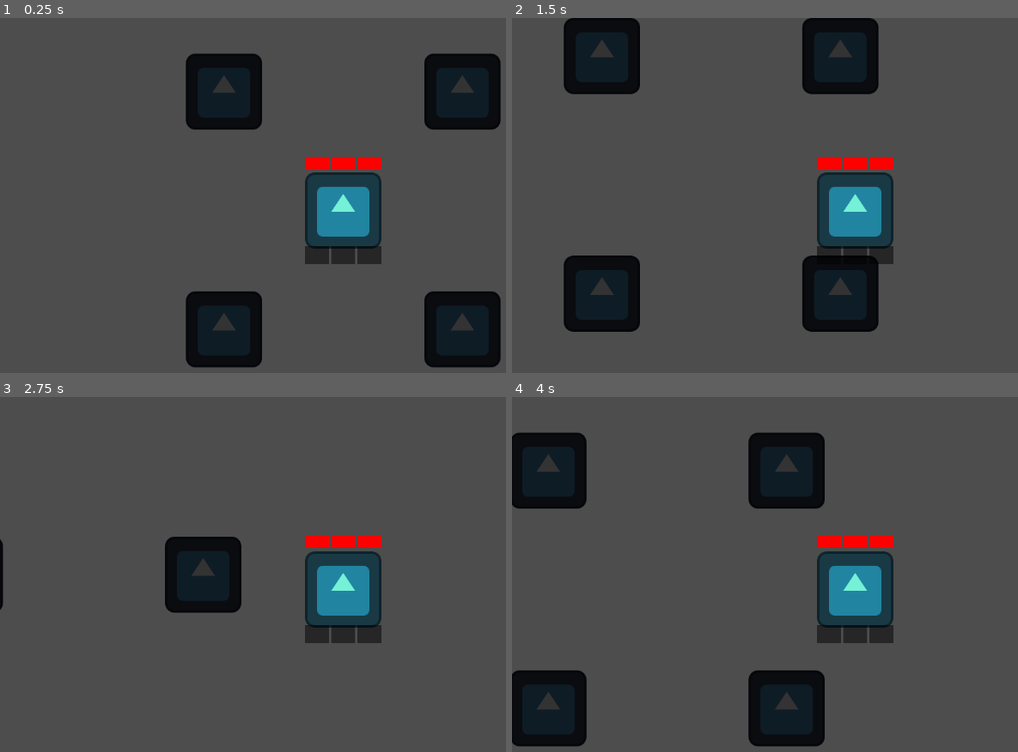
Above: before the commit, frames 1-4 (two rows, left to right).
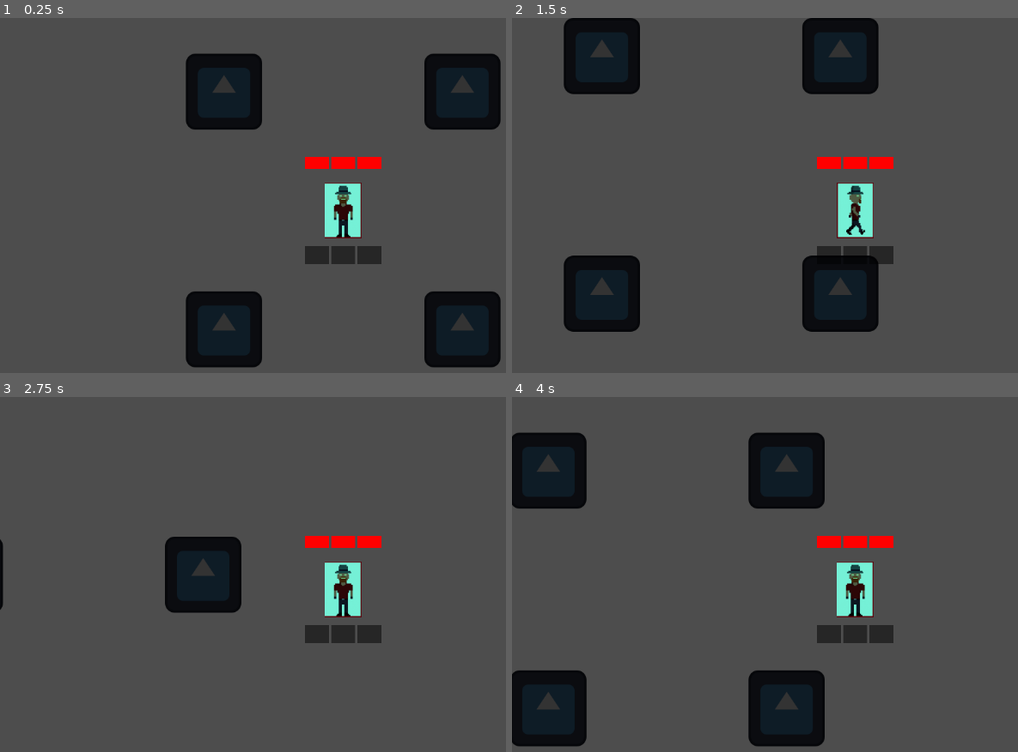
Above: after the commit, the same moments.

Repository: Tijana0/Last-One-Dancing
Game: Godot game, scene res://scenes/network_manager.tscn
Same seed, same stepped clock (60 frames per second), same inputs: the game is played once before the commit and once after it. This scene is started directly instead of the project's main scene. The engine's default icon, where the game draws it, is replaced by a stand-in: a white triangle on a blue panel in a dark square.
Inputs:
- Up to frame 1 (0.25 s): no input
- Up to frame 2 (1.5 s): tap Enter (ui_accept) at 0.5, 0.77 s; hold Right (ui_right) 0.53-1.28 s; tap F (dance) at 0.6, 1.35 s; hold Down (ui_down) from 1.28 s (still down)
- Up to frame 3 (2.75 s): tap Enter (ui_accept) at 1.52 s; release Down (ui_down) at 2.03 s; hold Right (ui_right) from 2.03 s (still down); hold K from 2.03 s (still down); tap F (dance) at 2.3 s
- Up to frame 4 (4 s): release Right (ui_right) at 2.78 s; release K at 2.78 s; hold Up (ui_up) 2.78-3.53 s; tap Space at 2.85 s; tap Enter (ui_accept) at 3.02, 3.77 s; tap F (dance) at 3.05, 3.6 s; hold Left (ui_left) from 3.53 s (still down)

The runs differ from the first frame. In frame 1, 3.2% of the frame differs, in the area x 60-76%, y 43-65%; in frame 2, 3.2%; in frame 3, 3.2%; in frame 4, 3.2%.

Commit message:
fix: integrate animated sprites with inventory system

Diff:
--- a/prefabs/player.tscn
+++ b/prefabs/player.tscn
@@ -1,47 +1,111 @@
-[gd_scene format=3 uid="uid://c2wpwjt4cnl4v"]
+[gd_scene format=3 uid="uid://c6bjpr7x3e3cd"]
 
-[ext_resource type="Texture2D" uid="uid://si5mmnxoe7lj" path="res://icon.svg" id="1_3vyb7"]
 [ext_resource type="Script" uid="uid://b50sqfgq3rlm3" path="res://scripts/player.gd" id="1_g2els"]
+[ext_resource type="Texture2D" uid="uid://dcf21qql7jrat" path="res://assets/spritesheet_test.png" id="2_4dohe"]
+
+[sub_resource type="AtlasTexture" id="AtlasTexture_4dohe"]
+atlas = ExtResource("2_4dohe")
+region = Rect2(0, 0, 62, 94)
+
+[sub_resource type="AtlasTexture" id="AtlasTexture_r66lb"]
+atlas = ExtResource("2_4dohe")
+region = Rect2(62, 0, 62, 94)
+
+[sub_resource type="AtlasTexture" id="AtlasTexture_1txc5"]
+atlas = ExtResource("2_4dohe")
+region = Rect2(124, 0, 62, 94)
+
+[sub_resource type="AtlasTexture" id="AtlasTexture_ht1c8"]
+atlas = ExtResource("2_4dohe")
+region = Rect2(0, 0, 62, 94)
+
+[sub_resource type="AtlasTexture" id="AtlasTexture_g2jcq"]
+atlas = ExtResource("2_4dohe")
+region = Rect2(0, 0, 62, 94)
+
+[sub_resource type="AtlasTexture" id="AtlasTexture_u51tk"]
+atlas = ExtResource("2_4dohe")
+region = Rect2(62, 0, 62, 94)
+
+[sub_resource type="SpriteFrames" id="SpriteFrames_kbsxf"]
+animations = [{
+"frames": [{
+"duration": 1.0,
+"texture": SubResource("AtlasTexture_4dohe")
+}, {
+"duration": 1.0,
+"texture": SubResource("AtlasTexture_r66lb")
+}, {
+"duration": 1.0,
+"texture": SubResource("AtlasTexture_1txc5")
+}],
+"loop": true,
+"name": &"dance",
+"speed": 8.0
+}, {
+"frames": [{
+"duration": 1.0,
+"texture": SubResource("AtlasTexture_ht1c8")
+}],
+"loop": true,
+"name": &"idle",
+"speed": 5.0
+}, {
+"frames": [{
+"duration": 1.0,
+"texture": SubResource("AtlasTexture_g2jcq")
+}, {
+"duration": 1.0,
+"texture": SubResource("AtlasTexture_u51tk")
+}],
+"loop": true,
+"name": &"walk",
+"speed": 10.0
+}]
 
 [sub_resource type="RectangleShape2D" id="RectangleShape2D_g2els"]
 size = Vector2(126, 127)
 
+[sub_resource type="CircleShape2D" id="CircleShape2D_r66lb"]
+radius = 150.0
+
 [node name="Player" type="CharacterBody2D" unique_id=529327571]
 script = ExtResource("1_g2els")
 
-[node name="Sprite2D" type="Sprite2D" parent="." unique_id=346553923]
-texture = ExtResource("1_3vyb7")
+[node name="AnimatedSprite" type="AnimatedSprite2D" parent="." unique_id=346003072]
+sprite_frames = SubResource("SpriteFrames_kbsxf")
+animation = &"idle"
 
 [node name="CollisionShape2D" type="CollisionShape2D" parent="." unique_id=979406219]
 position = Vector2(0, -0.5)
 shape = SubResource("RectangleShape2D_g2els")
 
-[node name="LivesContainer" type="HBoxContainer" parent="."]
+[node name="LivesContainer" type="HBoxContainer" parent="." unique_id=1208768259]
 offset_left = -64.0
 offset_top = -90.0
 offset_right = 64.0
 offset_bottom = -70.0
 alignment = 1
 
-[node name="Heart1" type="ColorRect" parent="LivesContainer"]
+[node name="Heart1" type="ColorRect" parent="LivesContainer" unique_id=751434008]
 layout_mode = 2
 size_flags_horizontal = 3
 color = Color(1, 0, 0, 1)
 
-[node name="Heart2" type="ColorRect" parent="LivesContainer"]
+[node name="Heart2" type="ColorRect" parent="LivesContainer" unique_id=305656652]
 layout_mode = 2
 size_flags_horizontal = 3
 color = Color(1, 0, 0, 1)
 
-[node name="Heart3" type="ColorRect" parent="LivesContainer"]
+[node name="Heart3" type="ColorRect" parent="LivesContainer" unique_id=1755358124]
 layout_mode = 2
 size_flags_horizontal = 3
 color = Color(1, 0, 0, 1)
 
-[node name="GameOverLayer" type="CanvasLayer" parent="."]
+[node name="GameOverLayer" type="CanvasLayer" parent="." unique_id=1944903136]
 visible = false
 
-[node name="Background" type="ColorRect" parent="GameOverLayer"]
+[node name="Background" type="ColorRect" parent="GameOverLayer" unique_id=1863012092]
 anchors_preset = 15
 anchor_right = 1.0
 anchor_bottom = 1.0
@@ -49,7 +113,7 @@
 grow_vertical = 2
 color = Color(0, 0, 0, 0.784314)
 
-[node name="Label" type="Label" parent="GameOverLayer"]
+[node name="Label" type="Label" parent="GameOverLayer" unique_id=804328287]
 anchors_preset = 8
 anchor_left = 0.5
 anchor_top = 0.5
@@ -66,7 +130,19 @@
 horizontal_alignment = 1
 vertical_alignment = 1
 
-[node name="InventoryContainer" type="HBoxContainer" parent="."]
+[node name="DanceIndicator" type="Label" parent="." unique_id=1824958057]
+visible = false
+offset_right = 160.0
+offset_bottom = 30.0
+text = "Dancing..."
+horizontal_alignment = 1
+
+[node name="InteractionArea" type="Area2D" parent="." unique_id=1478164366]
+
+[node name="CollisionShape2D" type="CollisionShape2D" parent="InteractionArea" unique_id=1216483793]
+shape = SubResource("CircleShape2D_r66lb")
+
+[node name="InventoryContainer" type="HBoxContainer" parent="." unique_id=999999999]
 offset_left = -64.0
 offset_top = 60.0
 offset_right = 64.0
--- a/scripts/player.gd
+++ b/scripts/player.gd
@@ -24,7 +24,7 @@
 var inventory = []
 
 # --- REFERENCES ---
-@onready var sprite = $Sprite2D
+@onready var animated_sprite = $AnimatedSprite
 @onready var lives_container = $LivesContainer
 @onready var game_over_layer = $GameOverLayer
 @onready var inventory_container = $InventoryContainer
@@ -42,8 +42,9 @@
 	print("PLAYER READY (Lives: ", lives, ") - ", player_name)
 
 	# Random color for each player
-	if sprite:
-		sprite.modulate = Color(randf(), randf(), randf())
+	if animated_sprite:
+		animated_sprite.modulate = Color(randf(), randf(), randf())
+		animated_sprite.play("idle")
 
 	add_to_group("players")
 	update_lives_ui()
@@ -83,6 +84,15 @@
 	# Movement
 	var direction = Input.get_vector("ui_left", "ui_right", "ui_up", "ui_down")
 	velocity = direction * speed
+
+	# ANIMATION BASED ON MOVEMENT
+	if animated_sprite and not is_dancing:
+		if velocity.length() > 0:
+			if animated_sprite.animation != "walk":
+				animated_sprite.play("walk")
+		else:
+			if animated_sprite.animation != "idle":
+				animated_sprite.play("idle")
 
 	move_and_slide()
 
@@ -183,8 +193,10 @@
 	if dance_indicator:
 		dance_indicator.visible = true
 
-	if sprite:
-		sprite.modulate = Color.YELLOW
+	if animated_sprite:
+		if animated_sprite.animation != "dance":
+			animated_sprite.play("dance")
+		animated_sprite.modulate = Color.YELLOW
 
 func end_dance():
 	print(name, " stopped dancing")
@@ -195,8 +207,9 @@
 		dance_indicator.visible = false
 
 	# Back to idle and random color
-	if sprite:
-		sprite.modulate = Color(randf(), randf(), randf())
+	if animated_sprite:
+		animated_sprite.play("idle")
+		animated_sprite.modulate = Color(randf(), randf(), randf())
 
 # --- KILL SYSTEM ---
 func attempt_kill():
@@ -259,11 +272,11 @@
 		)
 
 		# Flash effect
-		if sprite:
-			sprite.modulate.a = 0.3
+		if animated_sprite:
+			animated_sprite.modulate.a = 0.3
 			await get_tree().create_timer(0.5).timeout
 			if lives > 0:
-				sprite.modulate.a = 1.0
+				animated_sprite.modulate.a = 1.0
 	else:
 		# Death
 		print(name, " ELIMINATED!")
@@ -290,9 +303,10 @@
 func become_crown_pickup():
 	print("Crown dropped at ", global_position)
 
-	if sprite:
-		sprite.modulate = Color(1, 0.8, 0)  # Gold
-		sprite.scale = Vector2(0.5, 0.5)
+	if animated_sprite:
+		animated_sprite.play("idle")  # Stop animating
+		animated_sprite.modulate = Color(1, 0.8, 0)  # Gold
+		animated_sprite.scale = Vector2(0.5, 0.5)
 
 	add_to_group("crown_pickups")
 	$CollisionShape2D.set_deferred("disabled", true)
